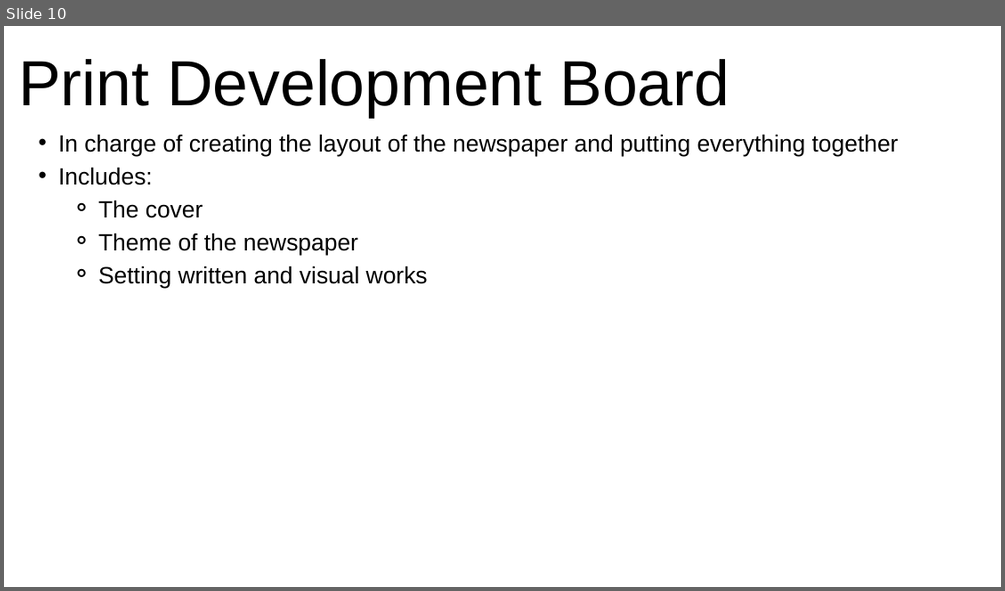
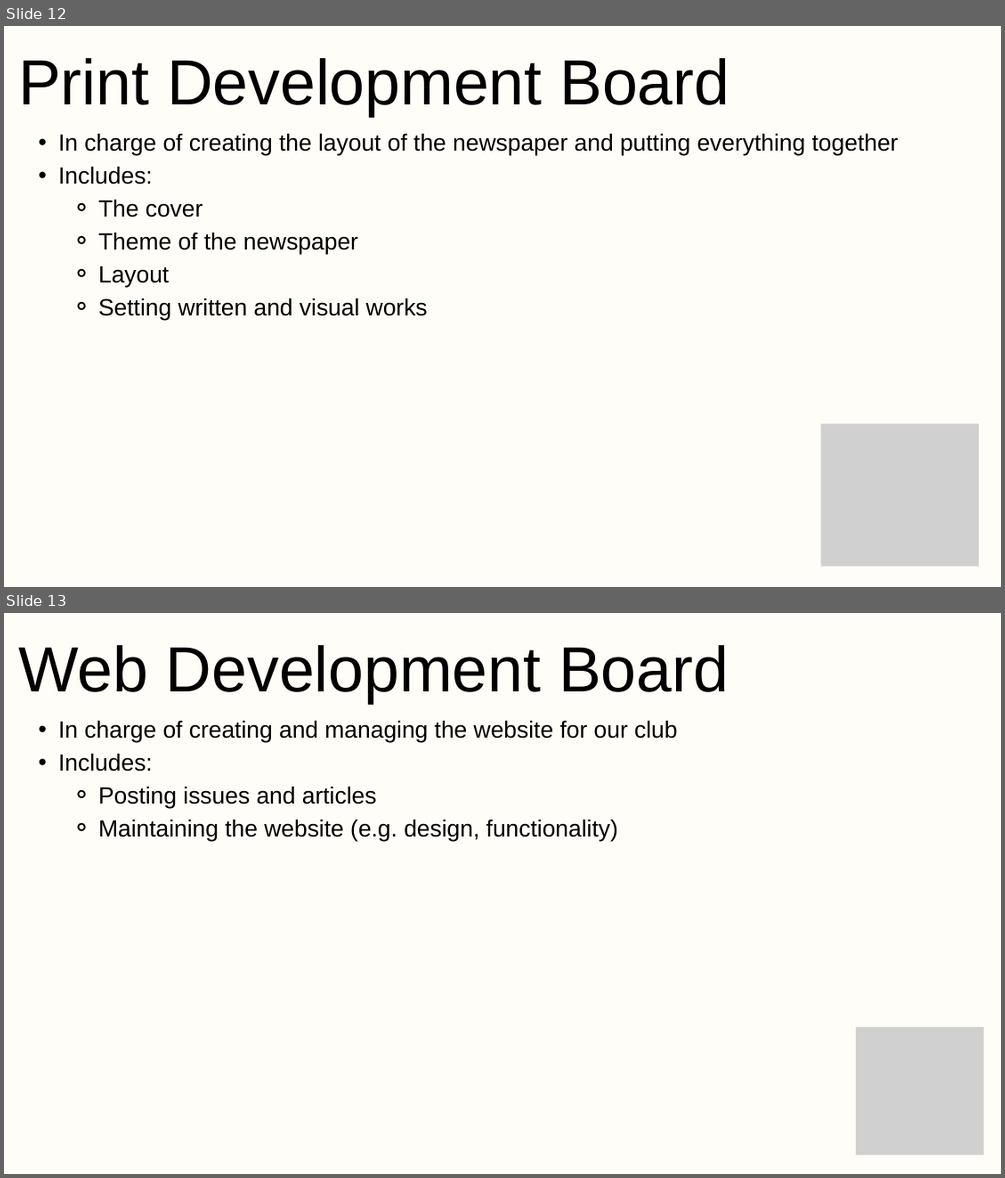
Before and after one commit to TazmeenM/pantherPressSlidesProject, a slide deck: 2024-2025 Information Session Slides.pptx. Shown one above the other, each under a label of ours: slide 10 before the commit, slides 12 and 13 after it. The pictures are 1005x591 and 1005x1178 pixels, drawn with LibreOffice and Linux fonts; fonts in the diff are those of the drawing; grey boxes stand for pictures. Boxes give left, top, right and bottom in pixels: in the first picture for what was removed or moved away, otherwise in the second. Text is boxed around its words. In the diff, an @@ line names an element or a change of style, - is before the commit and + after.

Commit message:
Session 2 - More designing and adding information

```diff
--- a/2024-2025 Information Session Slides.pptx
+++ b/2024-2025 Information Session Slides.pptx
@@ slide 13 added at bbox=[4, 613, 1001, 1174], background #FFFDF8 @@
@@ text added at bbox=[18, 645, 728, 704], 92 pt, text #000000 @@
+Web Development Board
@@ text added at bbox=[58, 721, 677, 842], 34 pt, text #000000 @@
+  • In charge of creating and managing the website for our club
+  • Includes:
+    ⚬ Posting issues and articles
+    ⚬ Maintaining the website (e.g. design, functionality)
@@ picture added at bbox=[856, 1027, 984, 1155] @@
@@ what was slide 10 is now slide 12 @@
@@ slide 12 changed as well @@
@@ background #FFFFFF to #FFFDF8 @@
@@ text at bbox=[98, 265, 169, 288]: paragraph added @@
+    ⚬ Layout
@@ picture added at bbox=[821, 423, 979, 565] @@
```
Also in this commit, not shown: 9 other slides changed, 5 other slides added.
